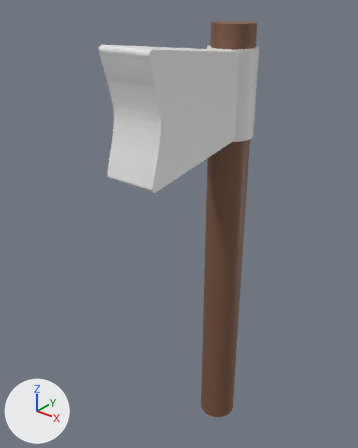
Before and after pictures for a commit that changed the FBX model Assets/Axe.fbx.
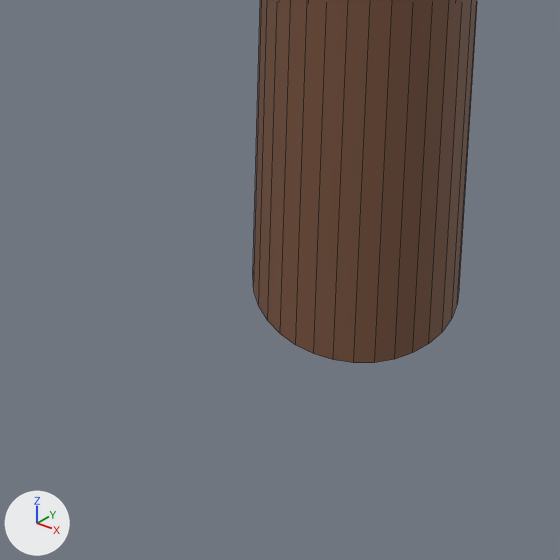
Each version is shown whole from a camera (50 mm lens) standing at (2.737, -4.25, 4.125) and looking at (-0.264, -0.499, 1.8), then close up on the part from 45% to 69% of the width and 81% to 100% of the height. Lighting does not change. The marker at lower left points along +X, +Y and +Z. The close-ups show mesh edges as thin lines. Where no turn or scale is listed for an object, it has been applied to the vertices.

Names of what the first close-up shows: 'AxeMesh'.
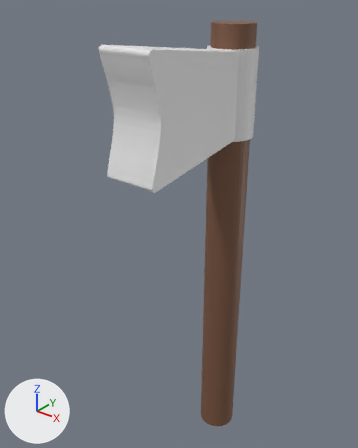
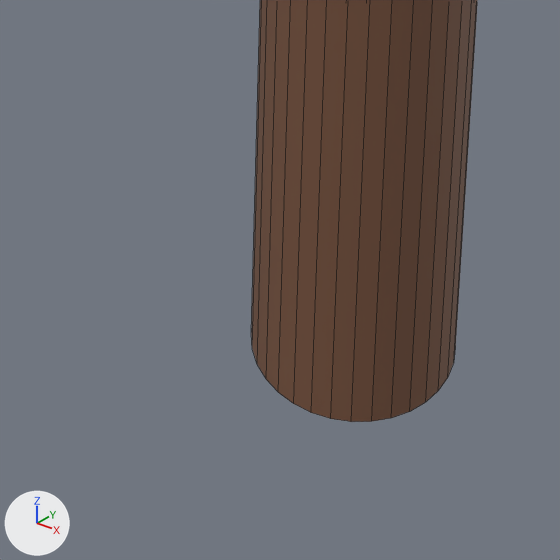
Where the change shows, as pixel boxes (x1, y1, x2, y2) in the close-ups (560 x 560 px):
```json
{"object": "AxeMesh", "change": "reshaped", "before": [253, 0, 478, 363], "after": [251, 0, 478, 422]}
```

Scene script edits in JSON lines:
```json
{"block": "me_cylinder", "where": "me_cylinder.from_pydata(...)  # 280 vertices, 238 faces; spans x -0.28..0.25, y -1.48..0.25, z -1.05..3.8"}
{"block": "me_cylinder", "where": "# used by ob_axemesh; location = (0.0, 0.0, 0.0)"}
{"block": "me_cylinder", "change": "me_cylinder part 1: all 32 vertices in x -0.22..0.22, y -0.22..0.22, z -1.05 are moved by (0.0, 0.0, -0.17)"}
```
